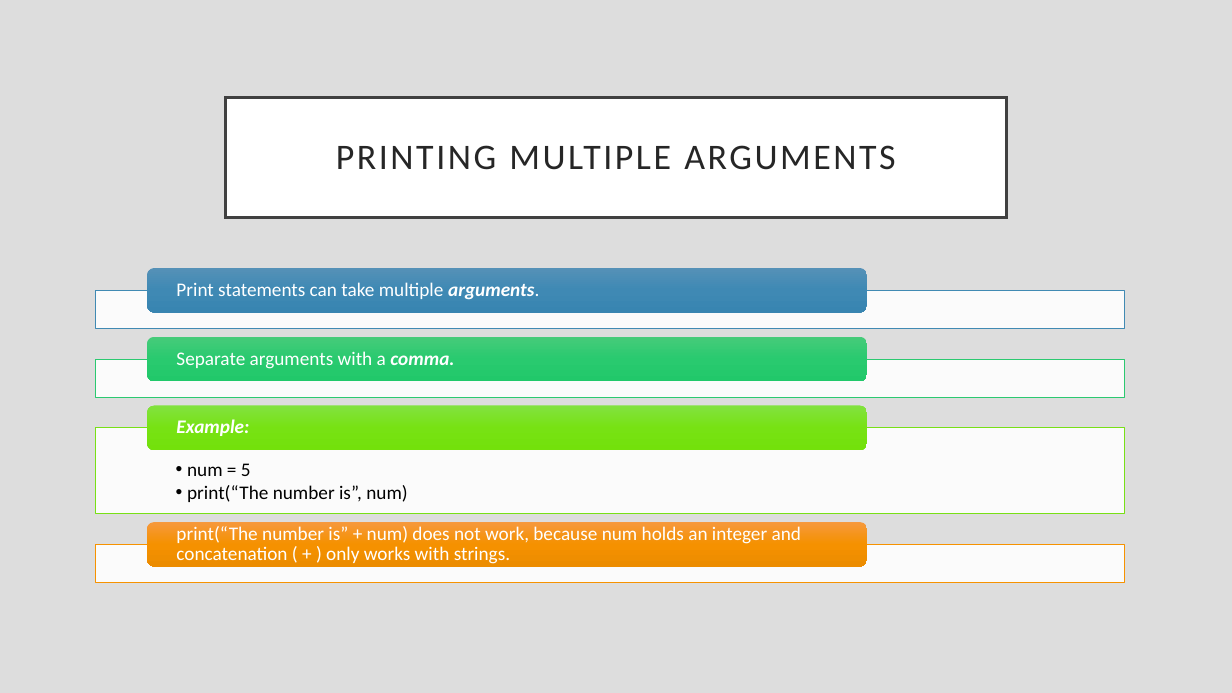
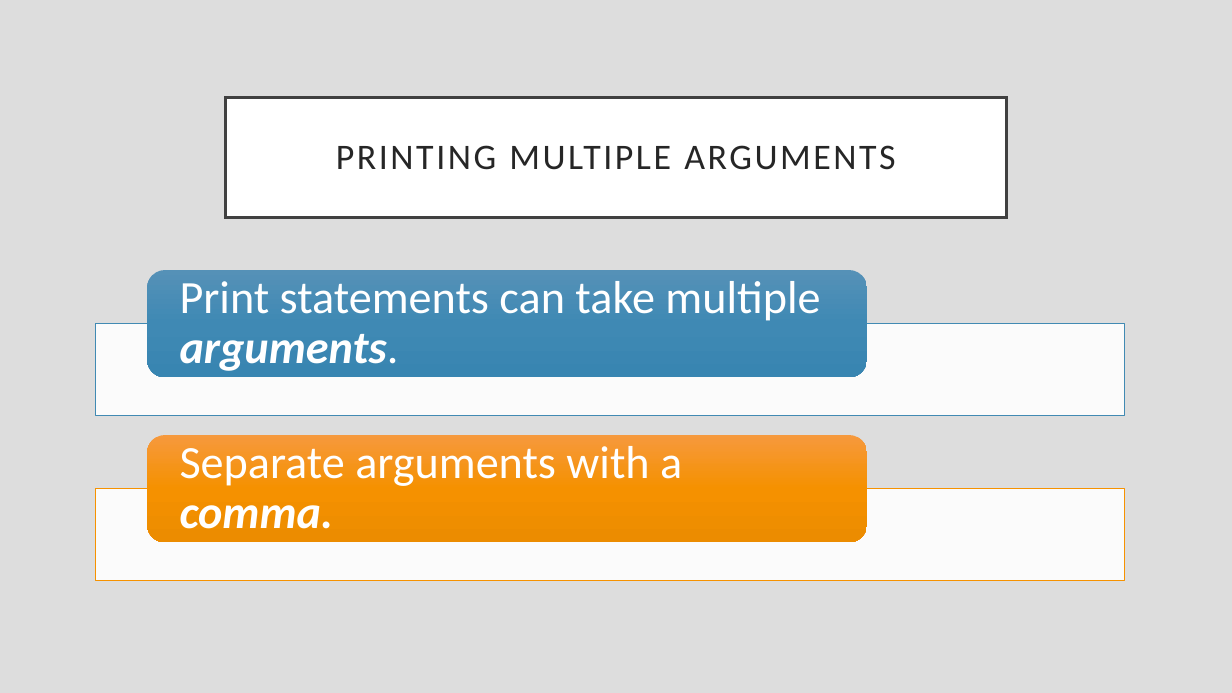
Before and after one commit to rsera/Junior-Knights, a slide deck: slide 31 of Python Lesson 1 Print Variables Data Types.pptx. Drawn at 1232x693 pixels with LibreOffice and Linux fonts; fonts in the diff are those of the drawing. Boxes give left, top, right and bottom in pixels: in the first picture for what was removed or moved away, otherwise in the second. Text is boxed around its words. In the diff, an @@ line names an element or a change of style, - is before the commit and + after.

Commit message:
updated day 1 for spr 19

```diff
--- a/Python Lesson 1 Print Variables Data Types.pptx
+++ b/Python Lesson 1 Print Variables Data Types.pptx
@@ rounded rectangle: place and size @@
-rounded rectangle at [147, 268, 867, 312]
+rounded rectangle at [147, 270, 867, 377]
@@ text "Print statements can take multiple ..." at [180, 281, 820, 371]: size 15 to 36 pt; more space between paragraphs @@
@@ rectangle: place and size @@
-rectangle at [96, 290, 1125, 328]
+rectangle at [96, 323, 1125, 415]
@@ rounded rectangle: place and size @@
-rounded rectangle at [147, 522, 867, 567]
+rounded rectangle at [147, 435, 867, 543]
@@ text "Separate arguments with a comma." at [180, 446, 682, 529]: size 15 to 36 pt; more space between paragraphs @@
@@ text "Separate arguments with a comma.": place and size @@
-text "Separate arguments with a comma." at [176, 351, 454, 369]
+text "Separate arguments with a comma." at [180, 446, 682, 529]
@@ rectangle: place and size @@
-rectangle at [96, 544, 1125, 582]
+rectangle at [96, 489, 1125, 580]
@@ group removed at [96, 336, 1125, 564]: 3 texts, 2 rectangles, 2 rounded rectangles @@
-  • num = 5
-  • print(“The number is”, num)
-Example:
-print(“The number is” + num) does not work, because num holds an integer and concatenation ( + ) only works with strings.
```
Also in this commit, not shown: 2 other slides changed, 1 slide added.
